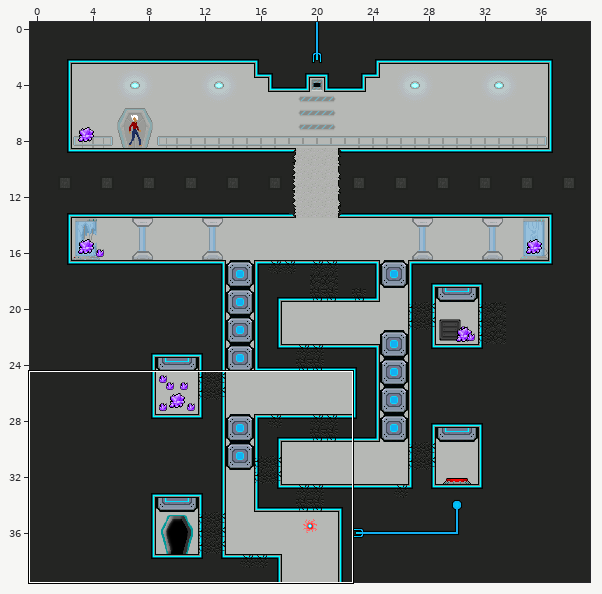
Two versions of a level (Tiled map (JSON), res/map/Demolition.json). Above: a wide view before the commit, with the close-up outlined.
Close-up. First the earlier version:
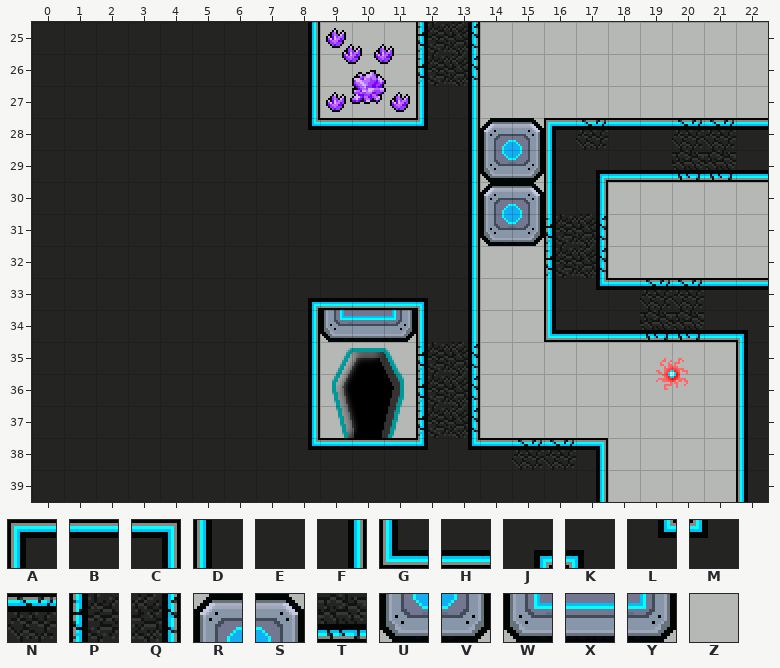
Cells are 16x16 px. Shown: x 0..22, y 25..39.
Key: from "main": A 0, B 1, C 2, D 25, E 26, F 27, G 50, H 51, J 75, K 76, L 100, M 101, N 121, P 145, Q 147, R 160, S 161, T 171, U 185, V 186, W 206, X 207, Y 208, Z 278.
_ is an empty cell.
Layer "Tile Layer 1" before, first column x 0:
25 EEEEEEEEFZZZPQZZZZZZZZZ
26 EEEEEEEEFZZZPQZZZZZZZZZ
27 EEEEEEEEFZZZDFZZZZZZZZZ
28 EEEEEEEELBBBMFRSANBBNNB
29 EEEEEEEEEEEEEFUVDJHHTTH
30 EEEEEEEEEEEEEFRSDFZZZZZ
31 EEEEEEEEEEEEEFUVPQZZZZZ
32 EEEEEEEEEEEEEFZZPQZZZZZ
33 EEEEEEEEJHHHKFZZDLBNNBB
34 EEEEEEEEFWXYDFZZGHHTTHK
35 EEEEEEEEFZZZPQZZZZZZZZD
36 EEEEEEEEFZZZPQZZZZZZZZD
37 EEEEEEEEFZZZPQZZZZZZZZD
38 EEEEEEEELBBBMLBNNCZZZZD
39 EEEEEEEEEEEEEEEEEFZZZZD
The same view after the edit:
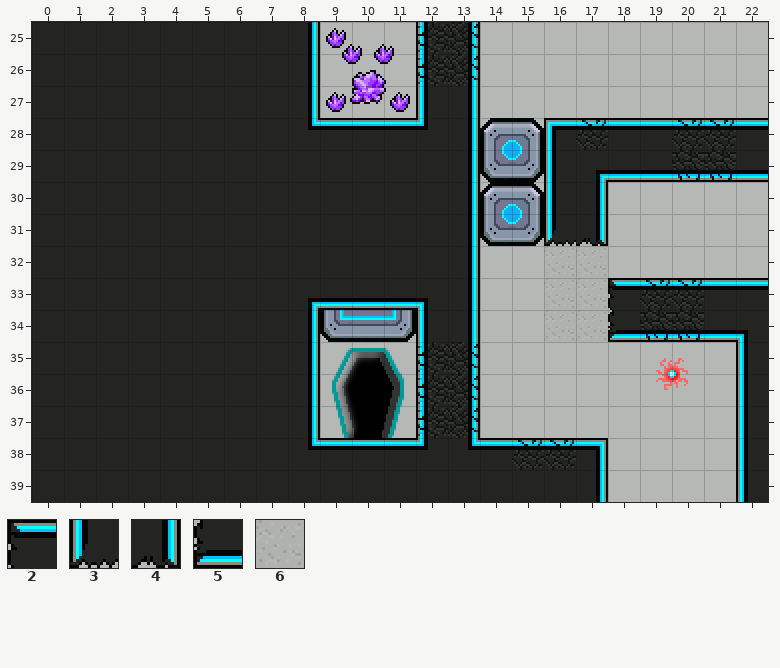
Further tiles: from "main": 2 169, 3 195, 4 197, 5 219, 6 230.
Log entry: Make demolition easy
What changed:
Layer "Tile Layer 1":
Tile 2 replaces tile B in row 33 at x 18.
Tile 3 replaces tile P in row 31 at x 16.
Tile 4 replaces tile Q in row 31 at x 17.
Tile 5 replaces tile H in row 34 at x 18.
Tile 6 replaces tile D in row 33 at x 16.
Tile 6 replaces tile G in row 34 at x 16.
Tile 6 replaces tile H in row 34 at x 17.
Tile 6 replaces tile L in row 33 at x 17.
Tile 6 replaces tile P in row 32 at x 16.
Tile 6 replaces tile Q in row 32 at x 17.
Boxes around the changes in both close-ups, in picture pixels (x1, y1, x2, y2):
changed: (544, 214, 616, 342)
